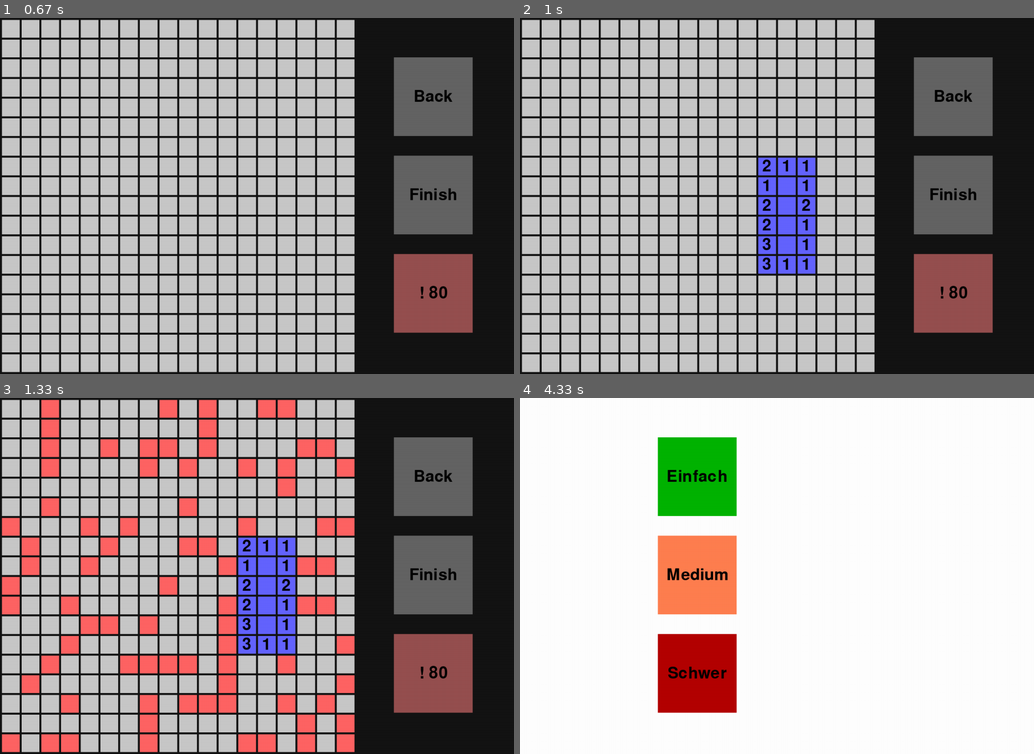
Above: before the commit, frames 1-4 (two rows, left to right).
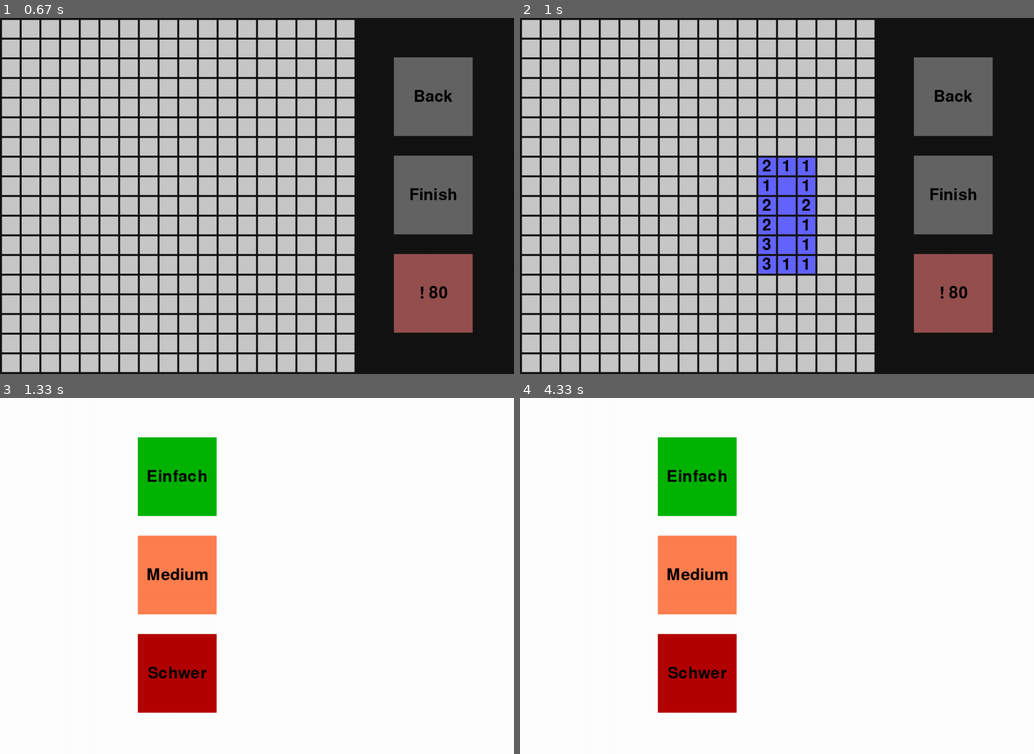
Above: after the commit, the same moments.

Repository: yanweiser/Minesweeper
Game: pygame game, started from mines-pygame/mines2.py
The game is run twice, just before and just after one commit, with the same random seed, the same clock (stepped at 60 frames per second) and the same inputs.
Inputs (mouse positions are in pixels of both pictures, inside the frame that each line leads up to):
- Up to frame 1 (0.67 s): click "Medium" at 0.38 s
- Up to frame 2 (1 s): click (782, 220) at 0.72 s
- Up to frame 3 (1.33 s): click (97, 522) at 1.15 s
- Up to frame 4 (4.33 s): no input

Frames 1-2 are identical in both runs. In frame 3, 100% of the frame differs, in the area x 0-100%, y 0-100%; in frame 4, nothing differs.

Commit message:
partial draw and threads

Diff:
--- a/mines-pygame/game.py
+++ b/mines-pygame/game.py
@@ -6,6 +6,7 @@
     def __init__(self,GAMESIZE,BOMBCOUNT,TEXTSIZE,SQRSIZE):
         self.field = np.zeros((GAMESIZE,GAMESIZE), dtype=int)
         self.bombs = np.zeros((GAMESIZE,GAMESIZE), dtype=int)
+        self.adjBombs = np.zeros((GAMESIZE,GAMESIZE), dtype=int)
         self.GAMESIZE = GAMESIZE
         self.BOMBCOUNT = BOMBCOUNT
         self.TEXTSIZE = TEXTSIZE
@@ -49,7 +50,7 @@
                     continue
                 if not self.field[i][j] and not self.bombs[i][j]:
                     self.sqrs[i][j].set(self)
-                    if not self.adj(True, i, j):
+                    if not self.adj(True,i,j):
                         self.propagate(j,i)
         return
 
@@ -66,10 +67,12 @@
             if self.adj(True, x,y) or self.adj(True,e,r) > 3:
                 self.bombs[e][r] = 0
 
-        print(self.bombs)
+        for i in range(0,self.GAMESIZE):
+            for j in range(0,self.GAMESIZE):
+                self.adjBombs[i][j] = self.adj(True,i,j)
+
         self.sqrs[x][y].set(self)
         self.propagate(y,x)
-
 
     def won(self):
         if self.field.sum() + self.bombs.sum() == self.GAMESIZE**2:
--- a/mines-pygame/mines2.py
+++ b/mines-pygame/mines2.py
@@ -4,6 +4,7 @@
 import numpy as np
 import random as rd
 import time
+from _thread import *
 
 SCREENSIZE = 905
 
@@ -32,19 +33,16 @@
                     c = 200
                     iter = 0
                     if game.GAMESIZE == 9:
-                        while iter<5:
-                            it = iter*10
+                        while iter<6:
+                            it = iter*11
                             game.sqrs[i][j].col = (c-it*2,c+it,c-it*2)
                             #time.sleep(0.001)
                             iter +=1
-                            drawWin(win,game)
+                            drawPart(win,game,game.sqrs[i][j])
                     else:
                         game.sqrs[i][j].col = (100,255,100)
-
         drawWin(win,game)
-        #win.blit(text, (450 - text.get_width()//2, 450))
-        pygame.display.update()
-        pygame.time.delay(3000)
+
     elif not x:
         win.fill((255,255,255))
         s = "Verloren :("
@@ -57,23 +55,22 @@
                     c = 200
                     iter = 0
                     if game.GAMESIZE == 9:
-                        while iter<5:
-                            it = iter*10
+                        while iter<6:
+                            it = iter*11
                             game.sqrs[i][j].col = (c+it,c-it*2,c-it*2)
                             #time.sleep(0.001)
                             iter +=1
-                            drawWin(win, game)
+                            drawPart(win,game,game.sqrs[i][j])
                     else:
                         game.sqrs[i][j].col = (255,100,100)
-
-
         drawWin(win,game)
-        #win.blit(text, (450 - text.get_width()//2, 450))
-        pygame.display.update()
-        pygame.time.delay(3000)
+
+
+
 
 
 def drawWin(win,game):
+    print("full draw")
     win.fill((20,20,20))
     fin.draw(win,game)
     back.draw(win,game)
@@ -83,22 +80,45 @@
             sqr.draw(win,game)
     pygame.display.update()
 
+def drawPart(win, game, sqr):
+    print("partial draw")
+    score.draw(win, game)
+    sqr.draw(win,game)
+    pygame.display.update([pygame.Rect(sqr.x,sqr.y,sqr.size,sqr.size),pygame.Rect(score.x,score.y,score.size,score.size)])
+
+def ctc(game):
+    while True:
+        for event in pygame.event.get():
+            if event.type == pygame.QUIT:
+                del game
+                pygame.quit()
+            if event.type == pygame.MOUSEBUTTONDOWN:
+                return
+
 
 def main(GAMESIZE,BOMBCOUNT,TEXTSIZE,SQRSIZE):
     game = Game(GAMESIZE,BOMBCOUNT,TEXTSIZE,SQRSIZE)
     clock = pygame.time.Clock()
     run = True
     win.fill((20,20,20))
-    print(game.field.sum())
     first = True
-    change = True
+    change = False
+    update = (0,0)
+    no = True
+    sq = Square(0,0,(0,0,0),game)
+    back.text = "Back"
+    fin.text = "Finish"
     while run:
-        clock.tick(40)
-        back.text = "Back"
-        fin.text = "Finish"
+        clock.tick(60)
         score.text = "! " + str(game.BOMBCOUNT-game.tagged)
+        if no:
+            drawWin(win,game)
+            no = False
         if change:
-            drawWin(win,game)
+            if sq.text != "" or (sq.text == "" and not game.field[sq.getX(game)][sq.getY(game)]):
+                drawPart(win,game,sq)
+            elif sq.text == "":
+                drawWin(win,game)
         change = False
         pos = pygame.mouse.get_pos()
         for event in pygame.event.get():
@@ -114,7 +134,15 @@
                     return
                 if but == 1 and fin.click(pos):
                     game.finish()
-                    end(True,game,win)
+                    drawWin(win,game)
+                    id = start_new_thread(end,(True,game,win))
+                    if game.GAMESIZE == 9:
+                        ctc(game)
+                    try:
+                        id.exit()
+                    except:
+                        print("thread already finished")
+                    pygame.time.delay(3000)
                     run = False
                     del game
                     return
@@ -125,13 +153,14 @@
                             if sqr.click(pos) and but == 1:
                                 game.generate(sqr)
                                 first = False
-                                change = True
+                                no = True
                         else:
                             x = sqr.getX(game)
                             y = sqr.getY(game)
                             if sqr.click(pos) and but == 1 and not game.field[x][y] and not sqr.tagged:
                                 ret = sqr.set(game)
                                 change = True
+                                sq = sqr
                                 if ret == 1:
                                     run = False
                                     end(True, game,win)
@@ -145,6 +174,7 @@
                             elif sqr.click(pos) and but == 3 and game.field[x][y] == 0:
                                 sqr.tag(game)
                                 change = True
+                                sq = sqr
 
 
 def start():
--- a/mines-pygame/sqare.py
+++ b/mines-pygame/sqare.py
@@ -47,7 +47,7 @@
         if game.bombs[x][y]:
             return -1
         game.field[x][y] = 1
-        nu = game.adj(True, x, y)
+        nu = game.adjBombs[x][y]
         if nu:
             self.text = str(nu)
         else:
